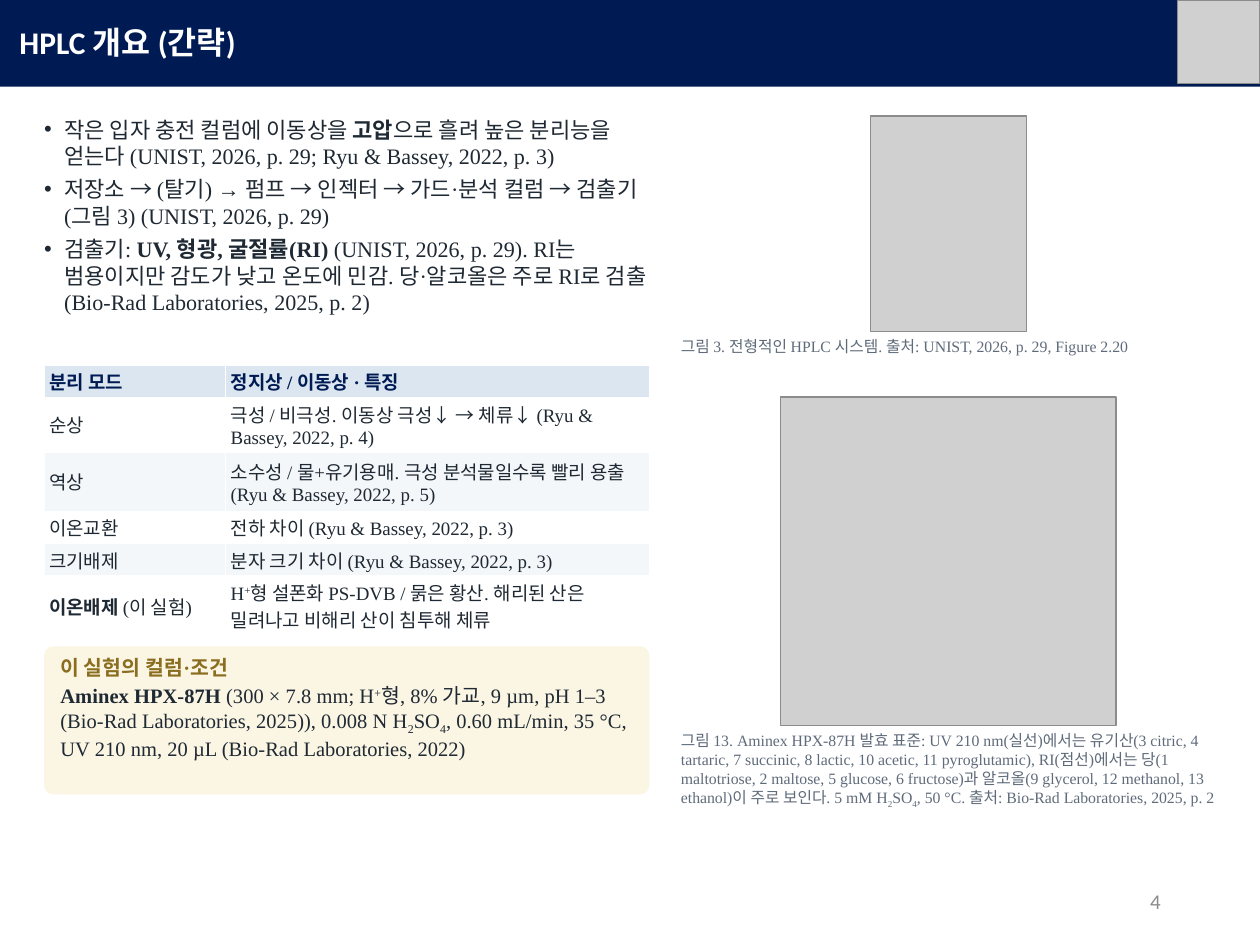
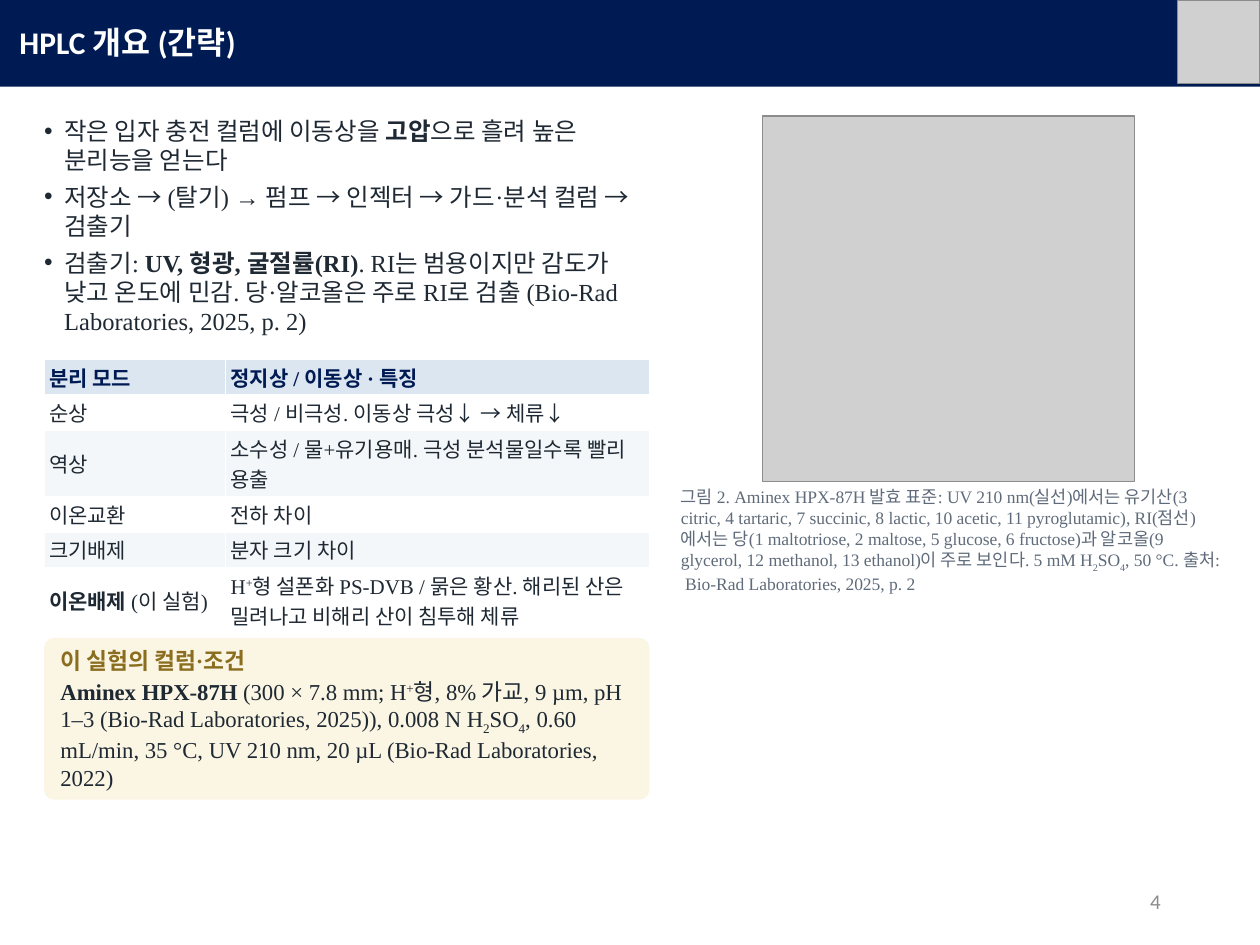
Before and after one commit to mingyu221/office, a slide deck: slide 4 of HPLC_formate_slides_KO.pptx. Drawn at 1260x945 pixels with LibreOffice and Linux fonts; fonts in the diff are those of the drawing; grey boxes stand for pictures. Boxes give left, top, right and bottom in pixels: in the first picture for what was removed or moved away, otherwise in the second. Text is boxed around its words. In the diff, an @@ line names an element or a change of style, - is before the commit and + after.

```diff
--- a/HPLC_formate_slides_KO.pptx
+++ b/HPLC_formate_slides_KO.pptx
@@ text at box(64, 119, 618, 336): text changed; size 12.6 to 14 pt @@
-• 작은 입자 충전 컬럼에 이동상을 고압으로 흘려 높은 분리능을 얻는다 (UNIST, 2026, p. 29; Ryu & Bassey, 2022, p. 3)
-• 저장소 → (탈기) → 펌프 → 인젝터 → 가드·분석 컬럼 → 검출기 (그림 3) (UNIST, 2026, p. 29)
-• 검출기: UV, 형광, 굴절률(RI) (UNIST, 2026, p. 29). RI는 범용이지만 감도가 낮고 온도에 민감. 당·알코올은 주로 RI로 검출 (Bio-Rad Laboratories, 2025, p. 2)
+• 작은 입자 충전 컬럼에 이동상을 고압으로 흘려 높은 분리능을 얻는다
+• 저장소 → (탈기) → 펌프 → 인젝터 → 가드·분석 컬럼 → 검출기
+• 검출기: UV, 형광, 굴절률(RI). RI는 범용이지만 감도가 낮고 온도에 민감. 당·알코올은 주로 RI로 검출 (Bio-Rad Laboratories, 2025, p. 2)
@@ picture: place and size @@
-picture at box(781, 397, 1116, 726)
+picture at box(762, 116, 1135, 481)
@@ picture removed at box(871, 116, 1027, 331) @@
@@ table at box(44, 359, 649, 630) @@
-row 2, column 2: 극성 / 비극성. 이동상 극성↓ → 체류↓ (Ryu & Bassey, 2022, p. 4)
+row 2, column 2: 극성 / 비극성. 이동상 극성↓ → 체류↓
-row 3, column 2: 소수성 / 물+유기용매. 극성 분석물일수록 빨리 용출 (Ryu & Bassey, 2022, p. 5)
+row 3, column 2: 소수성 / 물+유기용매. 극성 분석물일수록 빨리 용출
-row 4, column 2: 전하 차이 (Ryu & Bassey, 2022, p. 3)
+row 4, column 2: 전하 차이
-row 5, column 2: 분자 크기 차이 (Ryu & Bassey, 2022, p. 3)
+row 5, column 2: 분자 크기 차이
@@ size 10.8 to 12 pt in "분리 모드", "정지상 / 이동상 · 특징", "순상", "역상" and 4 more places @@
@@ table: place and size @@
-table at box(44, 365, 649, 633)
+table at box(44, 359, 649, 630)
@@ text removed at box(681, 339, 1128, 355) @@
-그림 3. 전형적인 HPLC 시스템. 출처: UNIST, 2026, p. 29, Figure 2.20
@@ text at box(681, 488, 1220, 594): text changed; size 9 to 10 pt @@
-그림 13. Aminex HPX-87H 발효 표준: UV 210 nm(실선)에서는 유기산(3 citric, 4 tartaric, 7 succinic, 8 lactic, 10 acetic, 11 pyroglutamic), RI(점선)에서는 당(1 maltotriose, 2 maltose, 5 glucose, 6 fructose)과 알코올(9 glycerol, 12 methanol, 13 ethanol)이 주로 보인다. 5 mM H2SO4, 50 °C. 출처: Bio-Rad Laboratories, 2025, p. 2
+그림 2. Aminex HPX-87H 발효 표준: UV 210 nm(실선)에서는 유기산(3 citric, 4 tartaric, 7 succinic, 8 lactic, 10 acetic, 11 pyroglutamic), RI(점선)에서는 당(1 maltotriose, 2 maltose, 5 glucose, 6 fructose)과 알코올(9 glycerol, 12 methanol, 13 ethanol)이 주로 보인다. 5 mM H2SO4, 50 °C. 출처: Bio-Rad Laboratories, 2025, p. 2
@@ rounded rectangle: place and size @@
-rounded rectangle at box(44, 646, 649, 795)
+rounded rectangle at box(44, 638, 649, 799)
@@ text "이 실험의 컬럼·조건": place and size @@
-text "이 실험의 컬럼·조건" at box(60, 657, 627, 761)
+text "이 실험의 컬럼·조건" at box(60, 649, 622, 791)
@@ text "이 실험의 컬럼·조건" at box(60, 649, 622, 791): size 11.7 to 13 pt @@
```
Also in this commit, not shown: 11 other slides changed, 3 other files.
